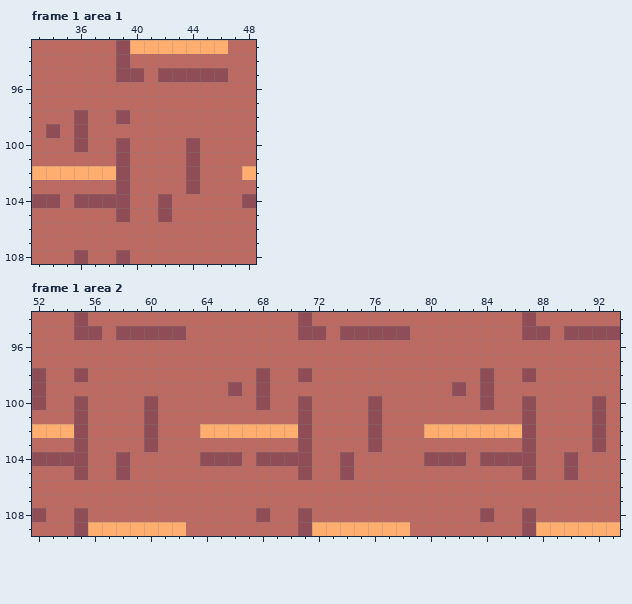
Two states of a pixel-art file, media/maps/room1.ase. This is how it looked before the edit.
128x160 pixels, 2 frames. Colours within 5 levels of each other are drawn and written as one. Shown: frame 1 area 1: x 33..48, y 93..108; frame 1 area 2: x 52..93, y 94..109. The commit also changed other frames or places, which this record leaves out.
New version:
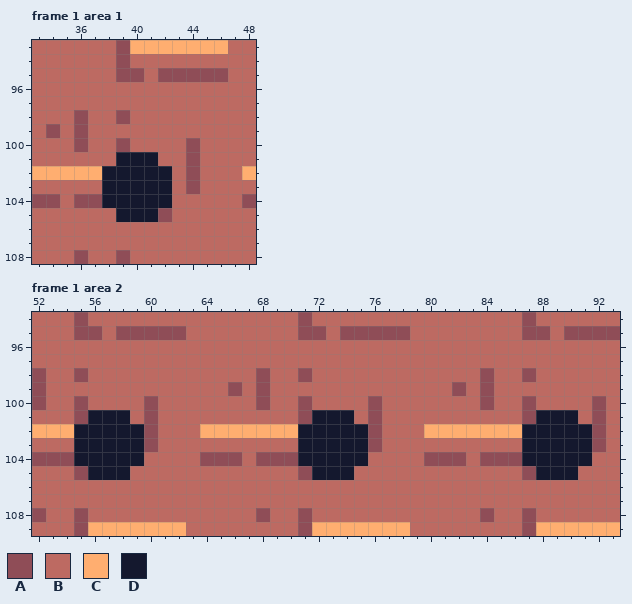
Palette (. is transparent): A #8f4d57  B #bd6a62  C #ffae70  D #14182e
What changed:
layer "sh" opacity 67% -> 100%
layer "sh" blend difference -> normal
Frame 1 area 1, layer "sh":
y 101: x 39..41 ABB -> DDD
y 102: x 38..42 CABBB -> DDDDD
y 103: x 38..42 BABBB -> DDDDD
y 104: x 38..42 AABBA -> DDDDD
y 105: x 39..41 ABB -> DDD
Frame 1 area 2, layer "sh":
y 101: x 56..58 BBB -> DDD; x 72..74 BBB -> DDD; x 88..90 BBB -> DDD
y 102..103: x 55..59 ABBBB -> DDDDD; x 71..75 ABBBB -> DDDDD; x 87..91 ABBBB -> DDDDD
y 104: x 55..59 ABBAB -> DDDDD; x 71..75 ABBAB -> DDDDD; x 87..91 ABBAB -> DDDDD
y 105: x 56..58 BBA -> DDD; x 72..74 BBA -> DDD; x 88..90 BBA -> DDD
Pixel boxes of the changes (left, top, right, bottom) in both pictures:
changed: (102, 152, 172, 222)
changed: (74, 410, 144, 480)
changed: (298, 410, 368, 480)
changed: (522, 410, 592, 480)
